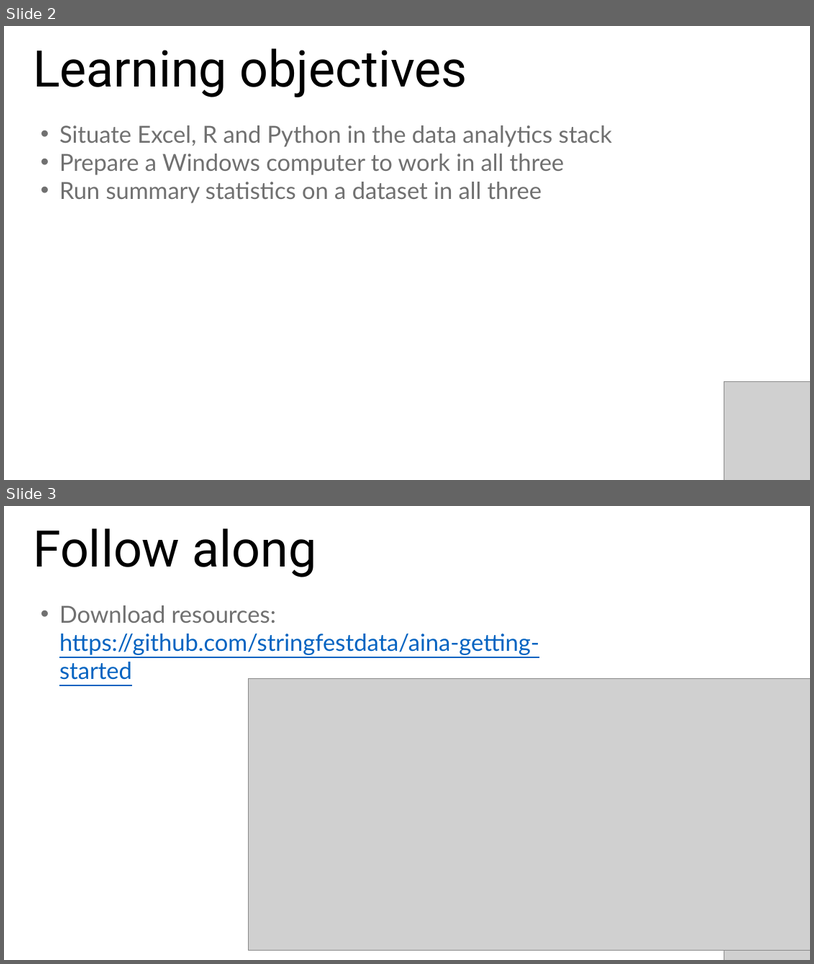
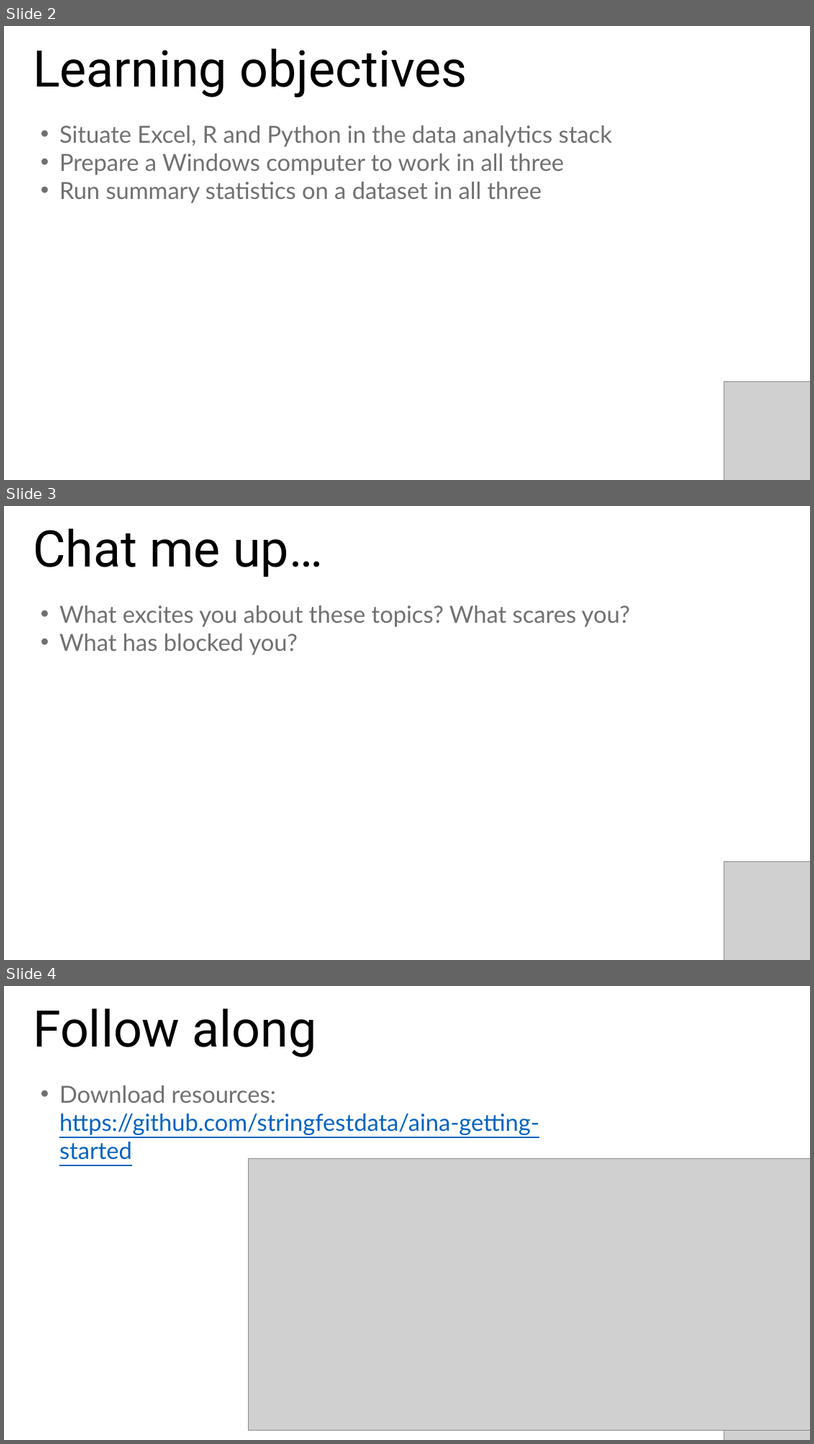
Before and after one commit to stringfestdata/aina-getting-started, a slide deck: aina-getting-started.pptx. Shown one above the other, each under a label of ours: slides 2 and 3 before the commit, slides 2, 3 and 4 after it. The pictures are 814x964 and 814x1444 pixels, drawn with LibreOffice and Linux fonts; fonts in the diff are those of the drawing; grey boxes stand for pictures. Boxes give left, top, right and bottom in pixels: in the first picture for what was removed or moved away, otherwise in the second. Text is boxed around its words. In the diff, an @@ line names an element or a change of style, - is before the commit and + after.

```diff
--- a/aina-getting-started.pptx
+++ b/aina-getting-started.pptx
@@ slide 3 added at (4,506,810,960), background #FFFFFF @@
@@ text added at (33,528,323,577), 60 pt, text #000000 @@
+Chat me up…
@@ text added at (59,605,630,655), 28 pt, text #707070 @@
+• What excites you about these topics? What scares you?
+• What has blocked you?
@@ picture added at (725,861,810,960) @@
@@ what was slide 3 is now slide 4 @@
```
Also in this commit, not shown: 3 slides changed, 3 other files.
